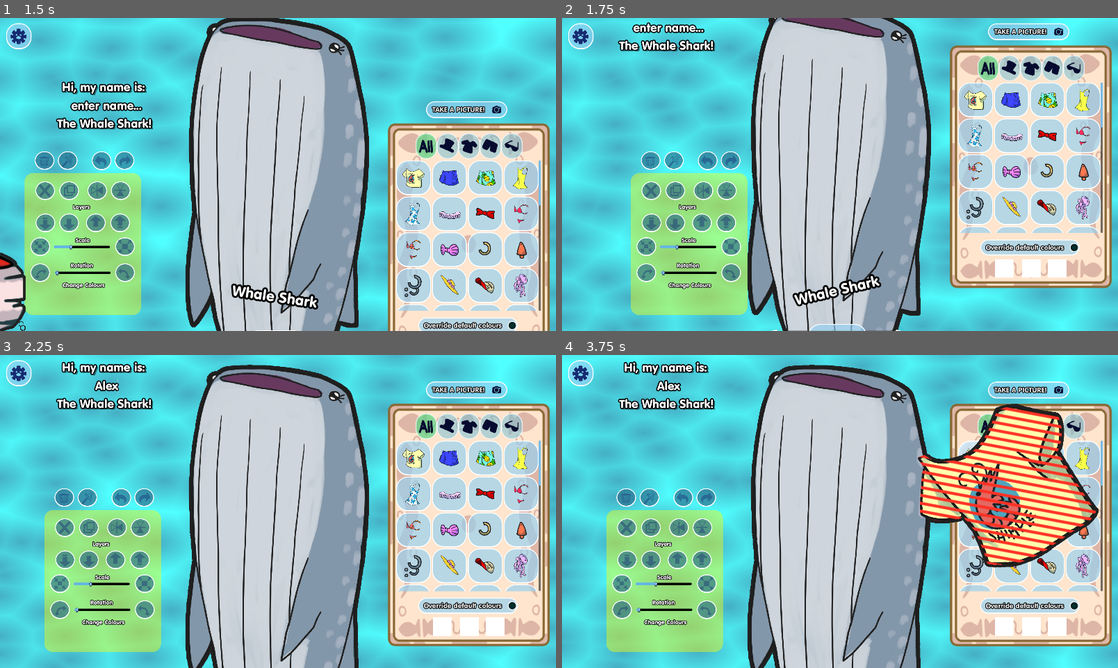
Above: before the commit, frames 1-4 (two rows, left to right).
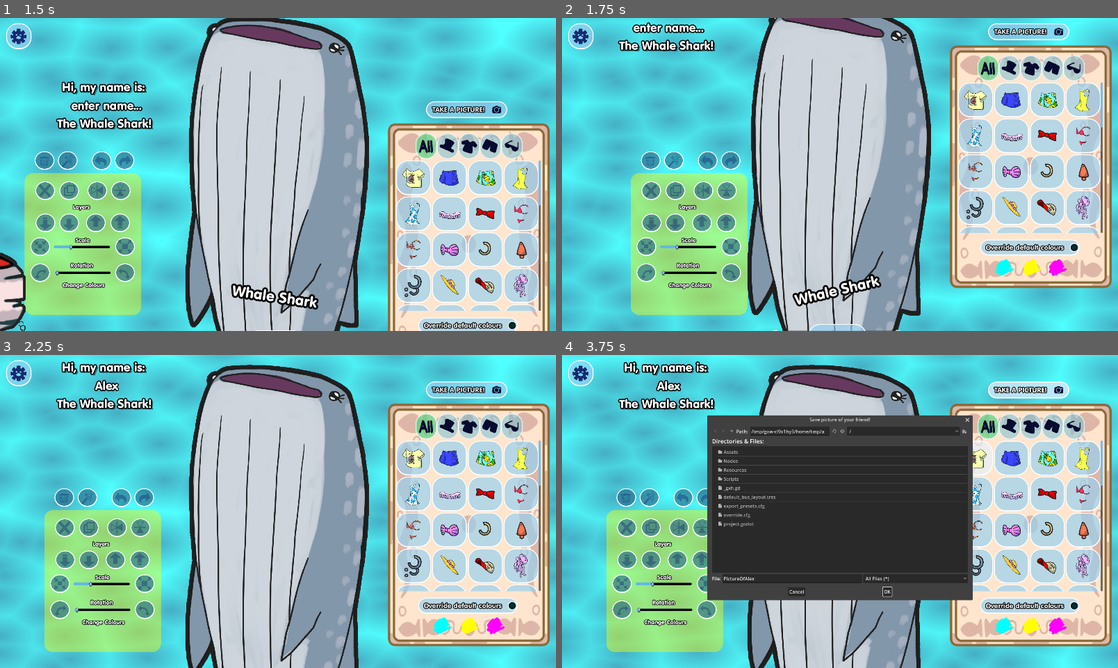
Above: after the commit, the same moments.

Repository: cyps8/FishDressing
Game: Godot game, scene res://Nodes/Scenes/game.tscn
Two runs of this game, one before a commit and one after it. Both use one fixed random seed, a clock stepped at 60 frames per second and the inputs below. The engine's default icon, where the game draws it, is replaced by a stand-in: a white triangle on a blue panel in a dark square. Sound files missing from this copy of the repository are replaced by a short silence.
Inputs (mouse positions are in pixels of both pictures, inside the frame that each line leads up to):
- Up to frame 1 (1.5 s): click "START" at 0.5 s; tap Enter (ui_accept) at 1.25 s; move the mouse to (400, 158) at 1.27 s; hold D (RotateRight) from 1.28 s (still down); hold Ctrl (Control) from 1.28 s (still down)
- Up to frame 2 (1.75 s): keep holding D (RotateRight); keep holding Ctrl (Control); tap Enter (ui_accept) at 1.52 s
- Up to frame 3 (2.25 s): release D (RotateRight) at 2 s; release Ctrl (Control) at 2 s; click (105, 367) at 2.02 s; type "Alex" at 2.1 s
- Up to frame 4 (3.75 s): click "TAKE A PICTURE!" at 2.75 s; click (973, 458) at 3.5 s

Frame 1 is identical in both runs. In frame 2, 0.6% of the frame differs, in the area x 37-91%, y 77-100%; in frame 3, 0.6%; in frame 4, 36%, in the area x 16-97%, y 8-90%.

Commit message:
[+Added] Say Cheeeeessseeeee!!! 📷

Diff:
--- a/Nodes/Scenes/game.tscn
+++ b/Nodes/Scenes/game.tscn
@@ -99,7 +99,9 @@
 [ext_resource type="Texture2D" uid="uid://d170snr27w4gj" path="res://Assets/Art/Sprites/UI/AccessoriesIcon.png" id="69_a3glx"]
 [ext_resource type="Resource" uid="uid://3d40btxn8mhh" path="res://Resources/TestParts/unusedfish.tres" id="69_su5xo"]
 [ext_resource type="Script" path="res://Scripts/Toolbar.gd" id="71_35idl"]
+[ext_resource type="Texture2D" uid="uid://br2llvqk6qtbq" path="res://Assets/Art/Sprites/UI/paint.png" id="72_bk7ok"]
 [ext_resource type="Texture2D" uid="uid://c0yersrykq50c" path="res://Assets/Art/Sprites/UI/icon_deleteall.png" id="72_lp31v"]
+[ext_resource type="Script" path="res://Scripts/Paint.gd" id="73_by8g6"]
 [ext_resource type="Texture2D" uid="uid://c0eftt5ch5wsv" path="res://Assets/Art/Sprites/UI/icon_selectall.png" id="73_fvuql"]
 [ext_resource type="Texture2D" uid="uid://dwm8gs7mh0enc" path="res://Assets/Art/Sprites/UI/icon_undo.png" id="74_efact"]
 [ext_resource type="Texture2D" uid="uid://cx5r3b38qfbem" path="res://Assets/Art/Sprites/UI/icon_redo.png" id="75_5lu0h"]
@@ -276,6 +278,7 @@
 
 [node name="ColorR" type="ColorPickerButton" parent="HUD/c/Panel"]
 unique_name_in_owner = true
+self_modulate = Color(1, 1, 1, 0)
 layout_mode = 0
 offset_left = 170.0
 offset_top = 746.0
@@ -290,8 +293,27 @@
 color = Color(1, 1, 1, 1)
 edit_alpha = false
 
+[node name="Paint" type="TextureRect" parent="HUD/c/Panel/ColorR"]
+layout_mode = 1
+anchors_preset = 8
+anchor_left = 0.5
+anchor_top = 0.5
+anchor_right = 0.5
+anchor_bottom = 0.5
+offset_left = -50.0
+offset_top = -50.0
+offset_right = 50.0
+offset_bottom = 50.0
+grow_horizontal = 2
+grow_vertical = 2
+mouse_filter = 2
+texture = ExtResource("72_bk7ok")
+expand_mode = 1
+script = ExtResource("73_by8g6")
+
 [node name="ColorG" type="ColorPickerButton" parent="HUD/c/Panel"]
 unique_name_in_owner = true
+self_modulate = Color(1, 1, 1, 0)
 layout_mode = 0
 offset_left = 264.0
 offset_top = 746.0
@@ -306,8 +328,27 @@
 color = Color(1, 1, 1, 1)
 edit_alpha = false
 
+[node name="Paint" type="TextureRect" parent="HUD/c/Panel/ColorG"]
+layout_mode = 1
+anchors_preset = 8
+anchor_left = 0.5
+anchor_top = 0.5
+anchor_right = 0.5
+anchor_bottom = 0.5
+offset_left = -50.0
+offset_top = -50.0
+offset_right = 50.0
+offset_bottom = 50.0
+grow_horizontal = 2
+grow_vertical = 2
+mouse_filter = 2
+texture = ExtResource("72_bk7ok")
+expand_mode = 1
+script = ExtResource("73_by8g6")
+
 [node name="ColorB" type="ColorPickerButton" parent="HUD/c/Panel"]
 unique_name_in_owner = true
+self_modulate = Color(1, 1, 1, 0)
 layout_mode = 0
 offset_left = 353.0
 offset_top = 746.0
@@ -321,6 +362,24 @@
 theme_override_styles/focus = SubResource("StyleBoxEmpty_ag2ck")
 color = Color(1, 1, 1, 1)
 edit_alpha = false
+
+[node name="Paint" type="TextureRect" parent="HUD/c/Panel/ColorB"]
+layout_mode = 1
+anchors_preset = 8
+anchor_left = 0.5
+anchor_top = 0.5
+anchor_right = 0.5
+anchor_bottom = 0.5
+offset_left = -50.0
+offset_top = -50.0
+offset_right = 50.0
+offset_bottom = 50.0
+grow_horizontal = 2
+grow_vertical = 2
+mouse_filter = 2
+texture = ExtResource("72_bk7ok")
+expand_mode = 1
+script = ExtResource("73_by8g6")
 
 [node name="OverrideDefault" type="CheckButton" parent="HUD/c/Panel"]
 unique_name_in_owner = true
@@ -416,6 +475,12 @@
 script = ExtResource("6_j1bsi")
 silentButton = true
 
+[node name="FileDialog" type="FileDialog" parent="HUD"]
+title = "Save picture of your friend!"
+initial_position = 2
+size = Vector2i(900, 600)
+access = 2
+
 [node name="Fish" type="CanvasGroup" parent="."]
 unique_name_in_owner = true
 material = SubResource("ShaderMaterial_djwkn")
@@ -442,6 +507,7 @@
 theme = ExtResource("4_8dgoj")
 
 [node name="LeftButton" type="TextureButton" parent="FishPicker/c"]
+self_modulate = Color(1, 1, 1, 0.698039)
 layout_mode = 0
 offset_left = 679.0
 offset_top = 850.0
@@ -452,6 +518,7 @@
 script = ExtResource("24_3jm2q")
 
 [node name="RightButton" type="TextureButton" parent="FishPicker/c"]
+self_modulate = Color(1, 1, 1, 0.698039)
 layout_mode = 0
 offset_left = 1089.0
 offset_top = 850.0
@@ -1032,6 +1099,7 @@
 text = "Change Colours"
 
 [node name="ColorR" type="ColorPickerButton" parent="Toolbar/c/SelectedTools"]
+self_modulate = Color(1, 1, 1, 0)
 layout_mode = 0
 offset_left = 81.0
 offset_top = 410.0
@@ -1046,7 +1114,26 @@
 color = Color(1, 1, 1, 1)
 edit_alpha = false
 
+[node name="Paint" type="TextureRect" parent="Toolbar/c/SelectedTools/ColorR"]
+layout_mode = 1
+anchors_preset = 8
+anchor_left = 0.5
+anchor_top = 0.5
+anchor_right = 0.5
+anchor_bottom = 0.5
+offset_left = -50.0
+offset_top = -50.0
+offset_right = 50.0
+offset_bottom = 50.0
+grow_horizontal = 2
+grow_vertical = 2
+mouse_filter = 2
+texture = ExtResource("72_bk7ok")
+expand_mode = 1
+script = ExtResource("73_by8g6")
+
 [node name="ColorG" type="ColorPickerButton" parent="Toolbar/c/SelectedTools"]
+self_modulate = Color(1, 1, 1, 0)
 layout_mode = 0
 offset_left = 175.0
 offset_top = 410.0
@@ -1061,7 +1148,26 @@
 color = Color(1, 1, 1, 1)
 edit_alpha = false
 
+[node name="Paint" type="TextureRect" parent="Toolbar/c/SelectedTools/ColorG"]
+layout_mode = 1
+anchors_preset = 8
+anchor_left = 0.5
+anchor_top = 0.5
+anchor_right = 0.5
+anchor_bottom = 0.5
+offset_left = -50.0
+offset_top = -50.0
+offset_right = 50.0
+offset_bottom = 50.0
+grow_horizontal = 2
+grow_vertical = 2
+mouse_filter = 2
+texture = ExtResource("72_bk7ok")
+expand_mode = 1
+script = ExtResource("73_by8g6")
+
 [node name="ColorB" type="ColorPickerButton" parent="Toolbar/c/SelectedTools"]
+self_modulate = Color(1, 1, 1, 0)
 layout_mode = 0
 offset_left = 264.0
 offset_top = 410.0
@@ -1076,6 +1182,24 @@
 color = Color(1, 1, 1, 1)
 edit_alpha = false
 
+[node name="Paint" type="TextureRect" parent="Toolbar/c/SelectedTools/ColorB"]
+layout_mode = 1
+anchors_preset = 8
+anchor_left = 0.5
+anchor_top = 0.5
+anchor_right = 0.5
+anchor_bottom = 0.5
+offset_left = -50.0
+offset_top = -50.0
+offset_right = 50.0
+offset_bottom = 50.0
+grow_horizontal = 2
+grow_vertical = 2
+mouse_filter = 2
+texture = ExtResource("72_bk7ok")
+expand_mode = 1
+script = ExtResource("73_by8g6")
+
 [connection signal="pressed" from="MainMenu/C/Group/StartButton" to="MainMenu" method="StartButton"]
 [connection signal="pressed" from="MainMenu/C/Group/OptionsButton" to="MainMenu" method="SettingsButton"]
 [connection signal="pressed" from="MainMenu/C/Group/QuitButton" to="MainMenu" method="ExitButton"]
@@ -1087,6 +1211,9 @@
 [connection signal="tab_changed" from="HUD/c/Panel/Categories" to="HUD" method="CategoryChanged"]
 [connection signal="focus_entered" from="HUD/c/Name/EnterName" to="HUD" method="InText" binds= [true]]
 [connection signal="focus_exited" from="HUD/c/Name/EnterName" to="HUD" method="InText" binds= [false]]
+[connection signal="pressed" from="HUD/c/Camera" to="HUD" method="TakePicture"]
+[connection signal="confirmed" from="HUD/FileDialog" to="HUD" method="SavePicture"]
+[connection signal="file_selected" from="HUD/FileDialog" to="HUD" method="GetFilePath"]
 [connection signal="pressed" from="FishPicker/c/LeftButton" to="FishPicker" method="SwapFish" binds= [-1]]
 [connection signal="pressed" from="FishPicker/c/RightButton" to="FishPicker" method="SwapFish" binds= [1]]
 [connection signal="pressed" from="FishPicker/c/Pick" to="FishPicker" method="Pick"]
--- a/Scripts/Editor.gd
+++ b/Scripts/Editor.gd
@@ -20,9 +20,9 @@
 
 @export var colorMaterial: Material
 
-var pickedColorR: Color = Color.WHITE
-var pickedColorG: Color = Color.WHITE
-var pickedColorB: Color = Color.WHITE
+var pickedColorR: Color = Color.CYAN
+var pickedColorG: Color = Color.YELLOW
+var pickedColorB: Color = Color.MAGENTA
 
 var rPickerRef: ColorPickerButton
 var gPickerRef: ColorPickerButton
@@ -43,6 +43,8 @@
 var texting: bool = false
 
 var clickedOut: TextureButton
+
+var fileDialog: FileDialog
 
 func _init():
 	ins = self
@@ -58,9 +60,9 @@
 	currentCategory = 0
 	categories.current_tab = 0
 
-	rPickerRef.color = Color.WHITE
-	gPickerRef.color = Color.WHITE
-	bPickerRef.color = Color.WHITE
+	rPickerRef.color = Color.CYAN
+	gPickerRef.color = Color.YELLOW
+	bPickerRef.color = Color.MAGENTA
 	pickedColorR = rPickerRef.color
 	pickedColorG = gPickerRef.color
 	pickedColorB = bPickerRef.color
@@ -79,6 +81,8 @@
 	nameType = %FishType
 
 	clickedOut = %ClickedOut
+
+	fileDialog = $FileDialog
 
 	ResetEditor()
 
@@ -406,5 +410,33 @@
 	for part in currentPartGroup:
 		part.SetColorChannel(color, channel)
 
+var img: Image
+
+var filePath: String
+
 func TakePicture():
-	pass
+	await RenderingServer.frame_post_draw
+	img = get_viewport().get_texture().get_image()
+	img = img.get_region(Rect2i(img.get_width() / 3.0 as int, 0 as int, img.get_width() / 3.0 as int, img.get_height() as int))
+	if OS.get_name() == "Web":
+		TakeWebPicture()
+		return
+	if nameEdit.text == "":
+		fileDialog.current_file = "PictureOfFriend"
+	else:
+		fileDialog.current_file = "PictureOf" + nameEdit.text
+	fileDialog.visible = true
+
+func GetFilePath(path: String):
+	filePath = path
+
+func SavePicture():
+	if !filePath.ends_with(".png"):
+		filePath += ".png"
+	img.save_png(filePath)
+
+func TakeWebPicture():
+	if nameEdit.text == "":
+		JavaScriptBridge.download_buffer(img.save_png_to_buffer(), "PictureOfFriend.png")
+	else:
+		JavaScriptBridge.download_buffer(img.save_png_to_buffer(), "PictureOf" + nameEdit.text + ".png")
--- /dev/null
+++ b/Scripts/Paint.gd
@@ -0,0 +1,4 @@
+extends TextureRect
+
+func _process(_delta):
+	modulate = get_parent().color
Binary file added: Assets/Art/Sprites/UI/paint.png
Not shown, added: Assets/Art/Sprites/UI/paint.png.import
Not shown: 1 places in Nodes/Scenes/game.tscn that only renumber resources
